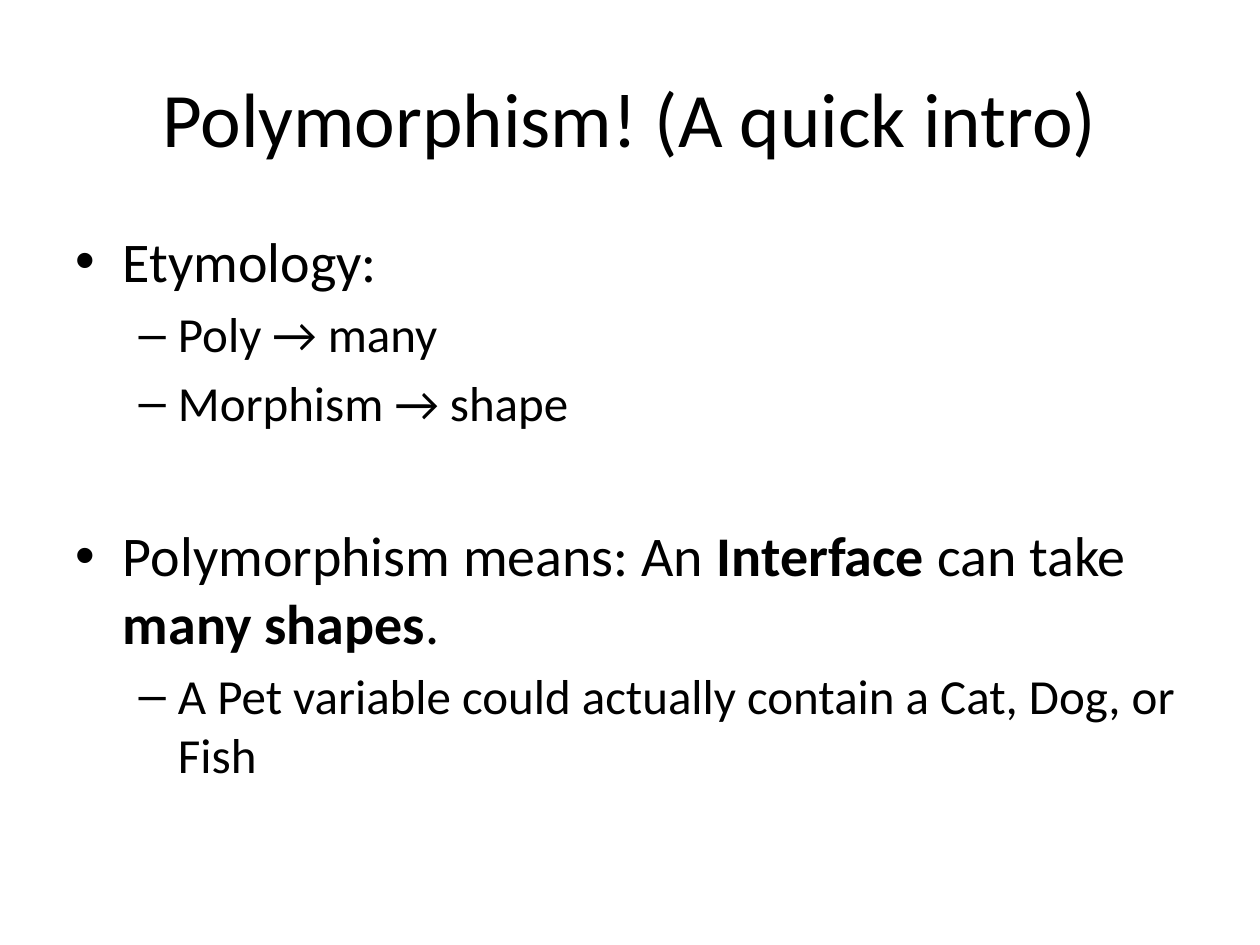
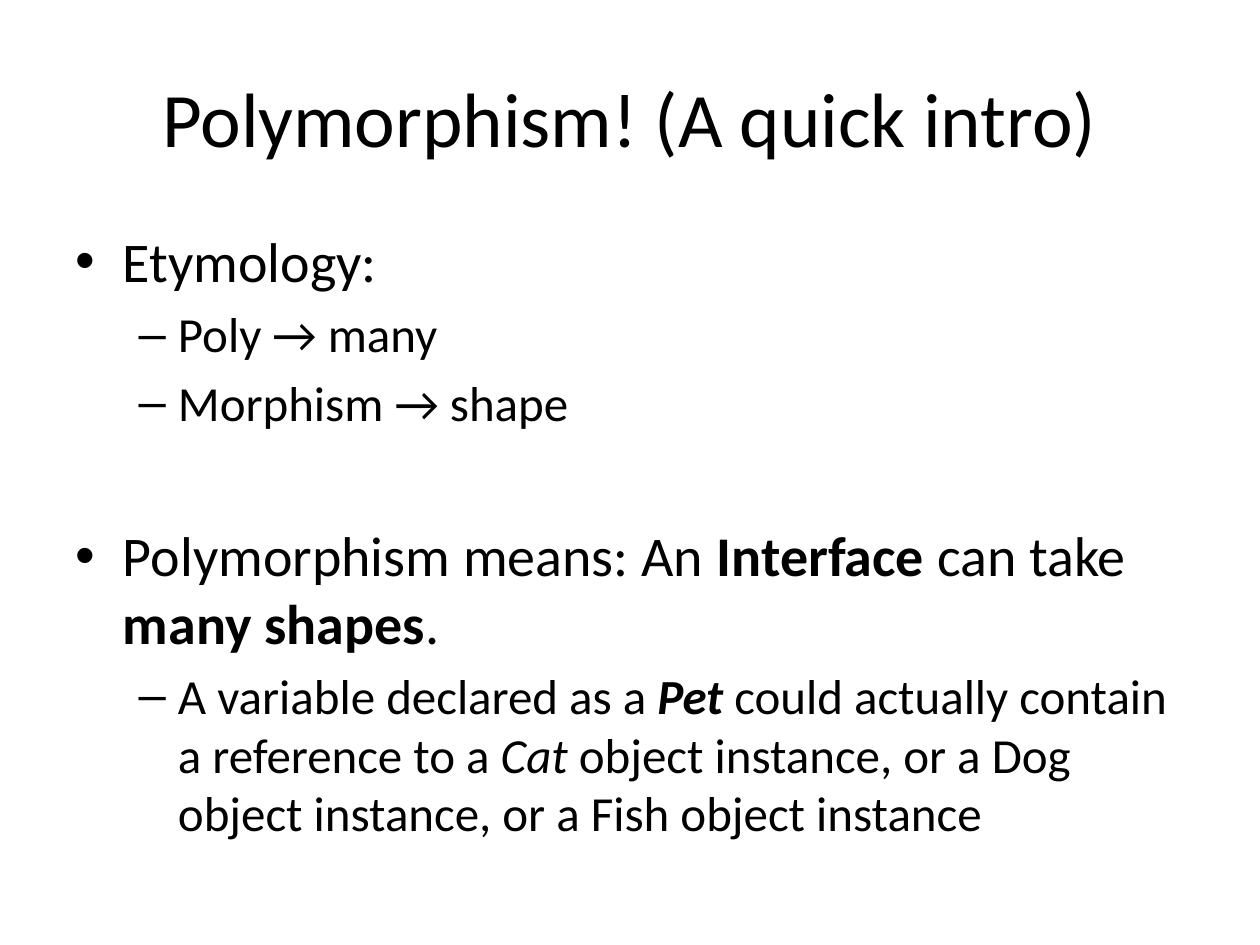
Before and after one commit to RHIT-CSSE/csse220, a slide deck: slide 25 of ClassMaterials/Interfaces/Slides/Interfaces.pptx (slide 24 before the commit). Drawn at 1260x945 pixels with LibreOffice and Linux fonts; fonts in the diff are those of the drawing. Boxes give left, top, right and bottom in pixels: in the first picture for what was removed or moved away, otherwise in the second. Text is boxed around its words. In the diff, an @@ line names an element or a change of style, - is before the commit and + after.

```diff
--- a/ClassMaterials/Interfaces/Slides/Interfaces.pptx
+++ b/ClassMaterials/Interfaces/Slides/Interfaces.pptx
@@ text at (178, 680, 1167, 840): text changed @@
-  – A Pet variable could actually contain a Cat, Dog, or Fish
+  – A variable declared as a Pet could actually contain a reference to a Cat object instance, or a Dog object instance, or a Fish object instance
```
Also in this commit, not shown: 19 other slides changed, 4 slides added, 3 slides removed.
